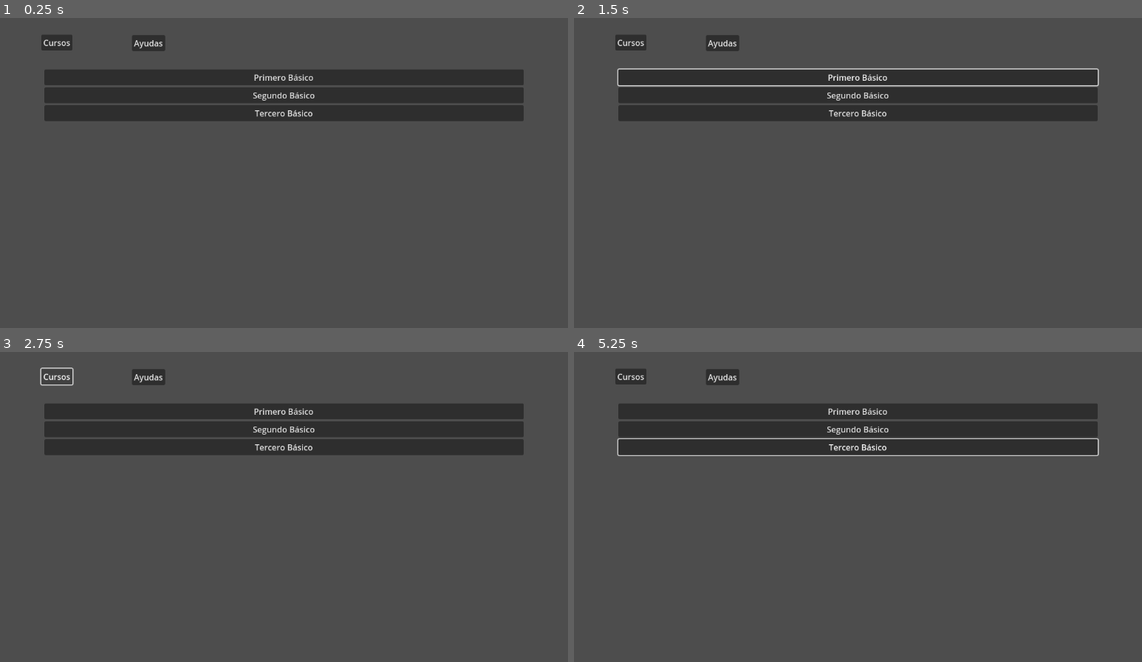
Above: before the commit, frames 1-4 (two rows, left to right).
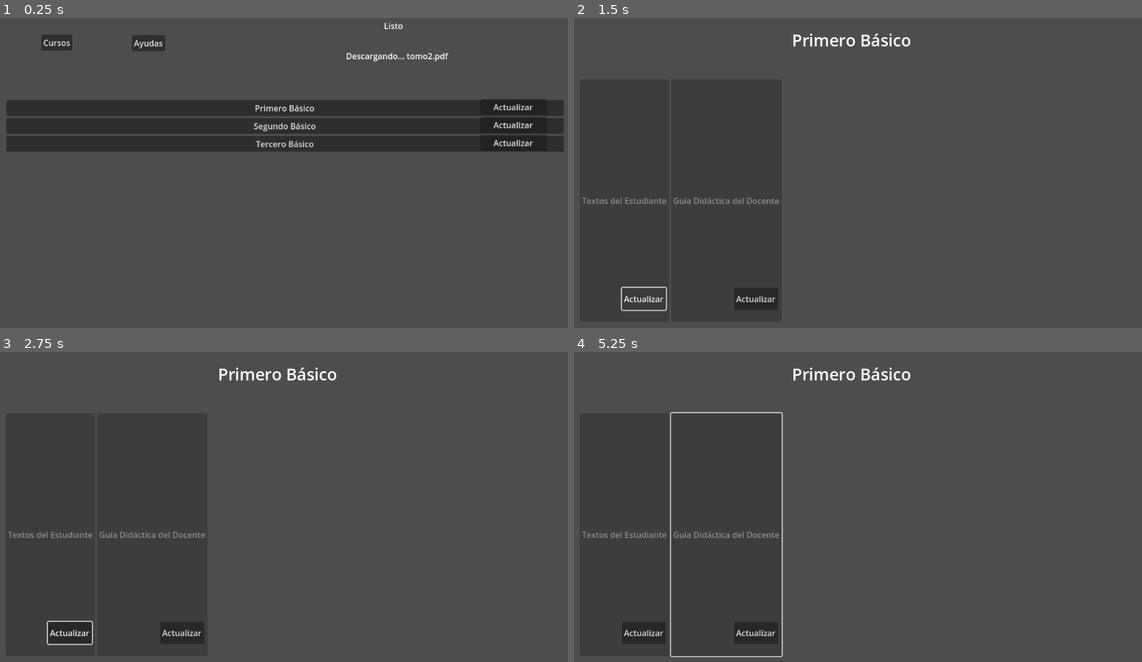
Above: after the commit, the same moments.

Repository: dhigueraf/Reader
Game: Godot game, scene res://Escenas/Main.tscn
Two runs of this game, one before a commit and one after it. Both use one fixed random seed, a clock stepped at 60 frames per second and the inputs below.
Inputs (mouse positions are in pixels of both pictures, inside the frame that each line leads up to):
- Up to frame 1 (0.25 s): no input
- Up to frame 2 (1.5 s): click "Primero Básico" at 0.5 s; click (642, 300) at 1.25 s, where only the run after the commit has a clickable "Actualizar"
- Up to frame 3 (2.75 s): click (56, 376) at 2 s, where only the run before the commit has a clickable "Cursos"
- Up to frame 4 (5.25 s): click (721, 376) at 2.75 s, where only the run before the commit has a clickable "Ayudas"; click (858, 429) at 3.5 s, where only the run before the commit has a clickable "Segundo Básico"; click (858, 448) at 4.25 s, where only the run before the commit has a clickable "Tercero Básico"; tap Enter at 5 s; move the mouse to (988, 488) at 5.02 s; hold Right (ui_right) from 5.03 s (still down); click (988, 488) at 5.17 s

The runs differ from the first frame. In frame 1, 18% of the frame differs, in the area x 1-100%, y 1-44%; in frame 2, 12%; in frame 3, 11%; in frame 4, 12%.

Commit message:
ADD: Pantalla cursos

Diff:
--- /dev/null
+++ b/Escenas/Curso.tscn
@@ -0,0 +1,48 @@
+[gd_scene load_steps=3 format=3 uid="uid://bbpjyk5q14yw5"]
+
+[ext_resource type="Script" path="res://Scripts/CursoManager.gd" id="1_d1j7j"]
+
+[sub_resource type="LabelSettings" id="LabelSettings_bvkvh"]
+font_size = 32
+
+[node name="Curso" type="Node2D"]
+
+[node name="CanvasLayer" type="CanvasLayer" parent="."]
+
+[node name="Control" type="Control" parent="CanvasLayer"]
+layout_mode = 3
+anchors_preset = 15
+anchor_right = 1.0
+anchor_bottom = 1.0
+offset_bottom = 4.0
+grow_horizontal = 2
+grow_vertical = 2
+script = ExtResource("1_d1j7j")
+
+[node name="Label" type="Label" parent="CanvasLayer/Control"]
+layout_mode = 1
+anchors_preset = -1
+anchor_left = 0.066
+anchor_top = 0.046
+anchor_right = 0.918
+anchor_bottom = 0.17
+offset_left = -0.0319977
+offset_top = 0.00799751
+offset_right = 0.463989
+offset_bottom = 0.159996
+text = "Nombre del curso"
+label_settings = SubResource("LabelSettings_bvkvh")
+horizontal_alignment = 1
+vertical_alignment = 1
+
+[node name="HBoxContainer" type="HBoxContainer" parent="CanvasLayer/Control"]
+layout_mode = 1
+anchors_preset = -1
+anchor_left = 0.031
+anchor_top = 0.225
+anchor_right = 0.982
+anchor_bottom = 0.956
+offset_left = 0.287998
+offset_top = 0.299988
+offset_right = -0.264038
+offset_bottom = -0.312012
--- a/Escenas/Main.tscn
+++ b/Escenas/Main.tscn
@@ -8,12 +8,18 @@
 
 [node name="Control" type="Control" parent="CanvasLayer"]
 layout_mode = 3
-anchors_preset = 0
-offset_right = 40.0
-offset_bottom = 40.0
+anchors_preset = 15
+anchor_right = 1.0
+anchor_bottom = 1.0
+offset_right = -2.0
+offset_bottom = -1.0
+grow_horizontal = 2
+grow_vertical = 2
 script = ExtResource("1_anyd4")
 
-[node name="HTTPRequest" type="HTTPRequest" parent="CanvasLayer/Control"]
+[node name="RequestConfig" type="HTTPRequest" parent="CanvasLayer/Control"]
+
+[node name="Downloader" type="HTTPRequest" parent="CanvasLayer/Control"]
 
 [node name="BtnCursos" type="Button" parent="CanvasLayer/Control"]
 layout_mode = 0
@@ -34,10 +40,37 @@
 [node name="VBoxContainer" type="VBoxContainer" parent="CanvasLayer/Control"]
 layout_mode = 1
 anchors_preset = -1
-anchor_left = 2.775
-anchor_top = 3.2
-anchor_right = 26.175
-anchor_bottom = 14.75
-offset_bottom = -6.10352e-05
+anchor_left = 0.032
+anchor_top = 0.291
+anchor_right = 0.979
+anchor_bottom = 0.954
+offset_left = 0.199997
+offset_top = -0.277008
+offset_right = 0.149902
+offset_bottom = -0.238037
+grow_horizontal = 2
+grow_vertical = 2
 
-[connection signal="request_completed" from="CanvasLayer/Control/HTTPRequest" to="CanvasLayer/Control" method="_on_http_request_request_completed"]
+[node name="ProcessLabel" type="Label" parent="CanvasLayer/Control"]
+layout_mode = 0
+offset_left = 456.0
+offset_top = 16.0
+offset_right = 1131.0
+offset_bottom = 69.0
+text = "Process"
+horizontal_alignment = 1
+vertical_alignment = 1
+autowrap_mode = 2
+
+[node name="DownloadLabel" type="Label" parent="CanvasLayer/Control"]
+layout_mode = 0
+offset_left = 462.0
+offset_top = 75.0
+offset_right = 1137.0
+offset_bottom = 128.0
+horizontal_alignment = 1
+vertical_alignment = 1
+autowrap_mode = 2
+
+[connection signal="request_completed" from="CanvasLayer/Control/RequestConfig" to="CanvasLayer/Control" method="_on_request_config_request_completed"]
+[connection signal="request_completed" from="CanvasLayer/Control/Downloader" to="CanvasLayer/Control" method="_on_downloader_request_completed"]
--- /dev/null
+++ b/Objetos/BtnCurso.tscn
@@ -0,0 +1,24 @@
+[gd_scene format=3 uid="uid://bqi7homu45ggg"]
+
+[node name="Button" type="Button"]
+anchors_preset = 15
+anchor_right = 1.0
+anchor_bottom = 1.0
+grow_horizontal = 2
+grow_vertical = 2
+text = "texto"
+
+[node name="Button" type="Button" parent="."]
+layout_mode = 1
+anchors_preset = -1
+anchor_left = 0.85
+anchor_top = 0.858
+anchor_right = 0.97
+anchor_bottom = 0.949
+offset_left = -0.200012
+offset_top = 0.0159912
+offset_right = -0.440063
+offset_bottom = 0.0479736
+grow_horizontal = 0
+grow_vertical = 0
+text = "Actualizar"
--- a/Objetos/ElementButton.tscn
+++ b/Objetos/ElementButton.tscn
@@ -1,17 +1,17 @@
-[gd_scene load_steps=2 format=2]
+[gd_scene load_steps=2 format=3 uid="uid://hbr055vls3fc"]
 
-[ext_resource path="res://Sprites/boton-01.png" type="Texture2D" id=1]
+[ext_resource type="Texture2D" uid="uid://duy42v7likc66" path="res://Sprites/boton-01.png" id="1"]
 
 [node name="TextureButton" type="TextureButton"]
 offset_left = 1.0
 offset_top = 3.0
 offset_right = 289.0
 offset_bottom = 92.0
-texture_normal = ExtResource( 1 )
-texture_pressed = ExtResource( 1 )
-expand = true
+texture_normal = ExtResource("1")
+texture_pressed = ExtResource("1")
 
 [node name="Label" type="Label" parent="."]
+layout_mode = 0
 anchor_left = 0.045
 anchor_top = 0.146
 anchor_right = 0.955
@@ -20,7 +20,5 @@
 offset_top = 0.00599861
 offset_right = -52.04
 offset_bottom = -12.964
-scale = Vector2( 1.25, 1.25 )
+scale = Vector2(1.25, 1.25)
 text = "Texto del boton"
-align = 1
-valign = 1
--- a/Objetos/Elemento.tscn
+++ b/Objetos/Elemento.tscn
@@ -1,10 +1,15 @@
-[gd_scene format=2]
+[gd_scene format=3 uid="uid://cof6t0vw53i8i"]
 
 [node name="Control" type="Control"]
+layout_mode = 3
+anchors_preset = 15
 anchor_right = 1.0
 anchor_bottom = 1.0
+grow_horizontal = 2
+grow_vertical = 2
 
 [node name="Button" type="Button" parent="."]
-modulate = Color( 0.92549, 0.988235, 0.431373, 1 )
+modulate = Color(0.92549, 0.988235, 0.431373, 1)
+layout_mode = 0
 offset_right = 12.0
 offset_bottom = 20.0
--- /dev/null
+++ b/Scripts/CursoManager.gd
@@ -0,0 +1,35 @@
+extends Control
+
+var btncurso = preload("res://Objetos/BtnCurso.tscn")
+# Called when the node enters the scene tree for the first time.
+func _ready():
+	print( Global.SelectedCurso)
+	$Label.text = Global.SelectedCurso.nombre.boton
+	generateButtons()
+
+
+func generateButtons():
+	print("selected cursos archivos:")
+	print(Global.SelectedCurso.archivos)
+	var dir = DirAccess.open(Global.SelectedCurso.location)
+	print("dir acces")
+	print(dir)
+	for key in Global.SelectedCurso.archivos:
+			print(key)
+			if "nombre" in key:
+				print(key.nombre)
+				var btndir = btncurso.instantiate()
+				btndir.text = str(key.nombre.boton)
+				btndir.disabled = true
+
+				var selcur = {
+					"nombre" : key.nombre,
+					"archivos" : key.subelementos
+ 				}
+
+				btndir.connect("pressed", Callable(self, "openCurso").bind(selcur))
+				$HBoxContainer.add_child(btndir)
+
+# Called every frame. 'delta' is the elapsed time since the previous frame.
+func _process(delta):
+	pass
--- a/Scripts/Global.gd
+++ b/Scripts/Global.gd
@@ -5,6 +5,15 @@
 	"version": 0,
 	"carpetabase": "cursos",
 	"sistemarchivos": []
+}
+
+var SelectedCurso = {
+	"nombre" : {
+		"carpeta":"Carpeta",
+		"boton":"Botón"
+	},
+	"location" : "",
+	"archivos" : ""
 }
 
 var FileToRead = {
--- a/Scripts/Manager.gd
+++ b/Scripts/Manager.gd
@@ -16,6 +16,8 @@
 
 var localversion = 0
 var onlineversion = 0
+
+var btncurso = preload("res://Objetos/BtnCurso.tscn")
 
 func getlocalconfig():
 	var defaultjsonlocation = "res://json/sumoprimero.json"
@@ -51,7 +53,8 @@
 
 		localversion = Global.softwareinfo.version
 
-func _on_http_request_request_completed(result, response_code, headers, body):
+
+func _on_request_config_request_completed(result, response_code, headers, body):
 	var prejson = body.get_string_from_utf8()
 	var obtainedjson = JSON.parse_string(prejson)
 
@@ -63,11 +66,7 @@
 	else:
 		print("No hay internetus")
 
-
-
-
-func _ready():
-
+func setinitialvariables():
 	var path = OS.get_executable_path()
 	basedir = path.get_base_dir()
 	converterdir = basedir + "/converter"
@@ -75,13 +74,29 @@
 	currentdir = basedir
 	previusdir = basedir
 
-	$HTTPRequest.request("https://static.sumaysigue.uchile.cl/Sumo%20Primero/Json/sumoprimero.json")
-	findlocalconfig()
+func _ready():
+	var path = OS.get_executable_path()
+	basedir = path.get_base_dir()
+	converterdir = basedir + "/converter"
+	configdir = basedir + "/config"
+	currentdir = basedir
+	previusdir = basedir
 
-	#print("software info:")
-	#print(Global.softwareinfo)
+	$ProcessLabel.text = "Verificar versión online"
 
-	checkfilesystem()
+	await $RequestConfig.request("https://static.sumaysigue.uchile.cl/Sumo%20Primero/Json/sumoprimero.json")
+	$ProcessLabel.text = "Cargar configucarión local"
+	await findlocalconfig()
+
+	print("software info:")
+	print(Global.softwareinfo)
+	$ProcessLabel.text = "Verificar sistema de archivos"
+	await checkfilesystem()
+	#await generateButtons()
+	$ProcessLabel.text = "Activar botones"
+	await activatebuttons()
+	print("pantalla lista")
+	$ProcessLabel.text = "Listo"
 
 
 func checkfilesystem():
@@ -94,17 +109,43 @@
 	else:
 		print("directorio no existe")
 		dir.make_dir(primeracarpeta)
-		iteratefoldersandfiles(basedir + "/" + primeracarpeta,Global.softwareinfo.sistemarchivos)
+		print("primera iteración")
+	await iteratefoldersandfiles(basedir + "/" + primeracarpeta,Global.softwareinfo.sistemarchivos)
 
 	generateButtons()
+	print("done filessytem")
 
 func iteratefoldersandfiles(folder,filesystem):
+	print("iterar: "  + str(folder))
 	var dir = DirAccess.open(folder)
-	for key in filesystem:
-			print(key)
-			if "tipo" in key:
-				if key.tipo == "carpeta":
-					dir.make_dir(key.nombre.carpeta)
+	for elemento in filesystem:
+			#print(elemento)
+			if "tipo" in elemento:
+				if elemento.tipo == "carpeta":
+					print("Es una carpeta")
+
+					var nombrecarpeta = elemento.nombre.carpeta
+
+					if dir.dir_exists(nombrecarpeta) :
+						print("directorio existe")
+					else:
+						print("directorio no existe")
+						dir.make_dir(nombrecarpeta)
+					if "subelementos" in elemento:
+						var subfolder = elemento["subelementos"]
+						iteratefoldersandfiles(folder + "/" + nombrecarpeta,subfolder)
+				elif elemento.tipo == "archivo":
+					print("Es un archivo")
+					if dir.file_exists(folder + "/" + elemento.nombre.carpeta + "." + elemento.extension):
+						print("archivo existe")
+					else:
+						print("descargarlo")
+						print(elemento.url)
+					$Downloader.set_download_file(folder + "/" + elemento.nombre.carpeta + "." + elemento.extension)
+					print("descargando")
+					$DownloadLabel.text = "Descargando... " + elemento.nombre.carpeta + "." + elemento.extension
+					await $Downloader.request(elemento.url)
+					print("se ha descargado descargado " + elemento.nombre.carpeta + "." + elemento.extension)
 
 					#iteratefoldersandfiles()
 
@@ -115,11 +156,35 @@
 			print(key)
 			if "nombre" in key:
 				print(key.nombre)
-				var btndir = Button.new()
+				var btndir = btncurso.instantiate()
 				btndir.text = str(key.nombre.boton)
-				#var filearray = file.split(".")
-				#if( filearray[-1] == "pdf" ):
-				#	btndir.connect("pressed", Callable(self, "pdfButtons").bind(currentdir+"/"+file,file))
-				#else:
-				#	btndir.connect("pressed", Callable(self, "openfile").bind(currentdir+"/"+file))
+				btndir.disabled = true
+
+				var selcur = {
+					"nombre" : key.nombre,
+					"location": basedir + key.nombre.carpeta,
+					"archivos" : key.subelementos
+ 				}
+
+				btndir.connect("pressed", Callable(self, "openCurso").bind(selcur))
 				$VBoxContainer.add_child(btndir)
+
+func activatebuttons():
+	var buttons = []
+	buttons = $VBoxContainer.get_children()
+
+	for btn in buttons:
+		btn.disabled = false
+
+
+func clickbutton():
+	print("click")
+
+func openCurso(curso):
+	print("presionaste: " + curso.nombre.boton)
+	Global.SelectedCurso = curso
+	get_tree().change_scene_to_file("res://Escenas/Curso.tscn")
+
+func _on_downloader_request_completed(result, response_code, headers, body):
+	print("download result:")
+	print(result)
Not shown, added: Escenas/Mai5B17.tmp
